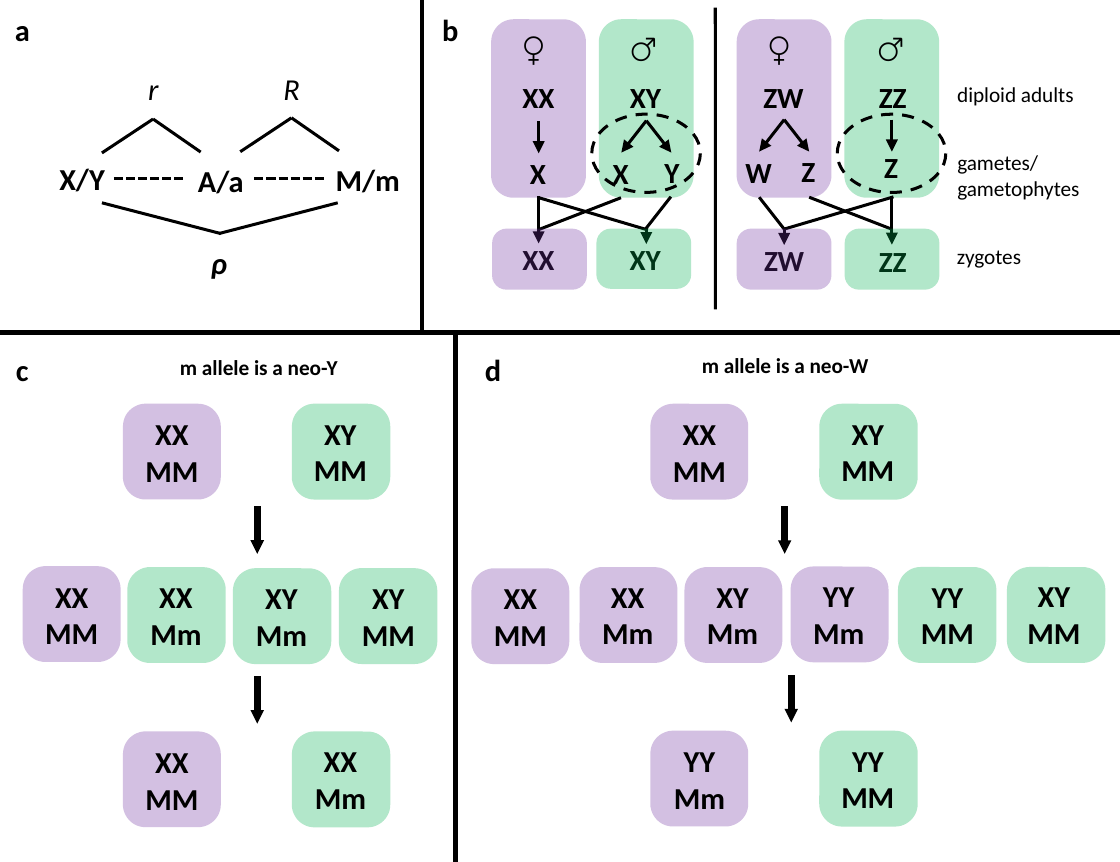
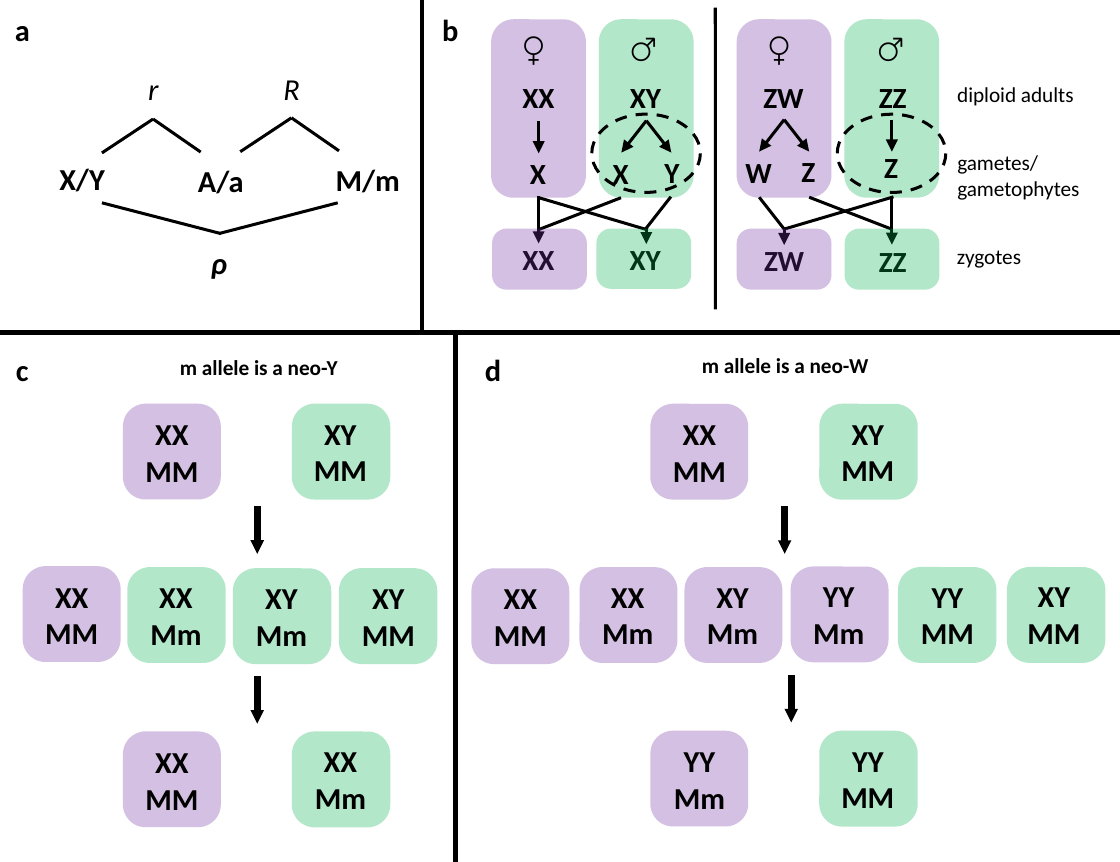
Before and after one commit to mmosmond/HaploidSelectionSexTurnover, a slide deck: slide 1 of Plots/Sex_determination_outline.pptx. Drawn at 1120x862 pixels with LibreOffice and Linux fonts; fonts in the diff are those of the drawing. Boxes give left, top, right and bottom in pixels: in the first picture for what was removed or moved away, otherwise in the second. Text is boxed around its words. In the diff, an @@ line names an element or a change of style, - is before the commit and + after.

```diff
--- a/Plots/Sex_determination_outline.pptx
+++ b/Plots/Sex_determination_outline.pptx
@@ line removed from (114, 179) to (184, 179) @@
@@ line removed from (254, 179) to (326, 179) @@
```
Also in this commit, not shown: 1 other file.
